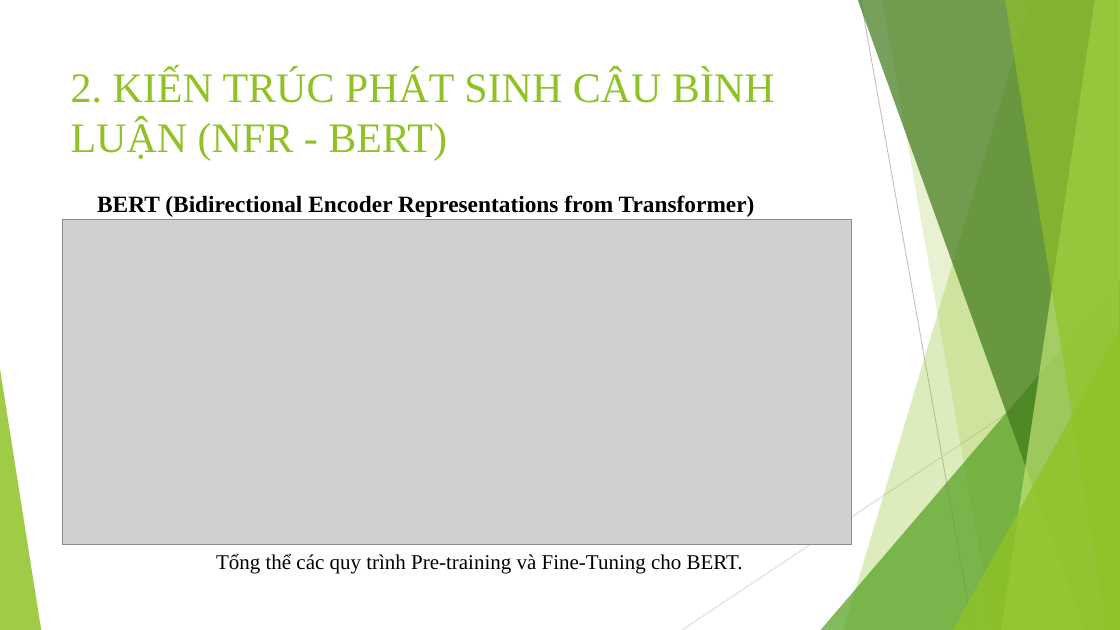
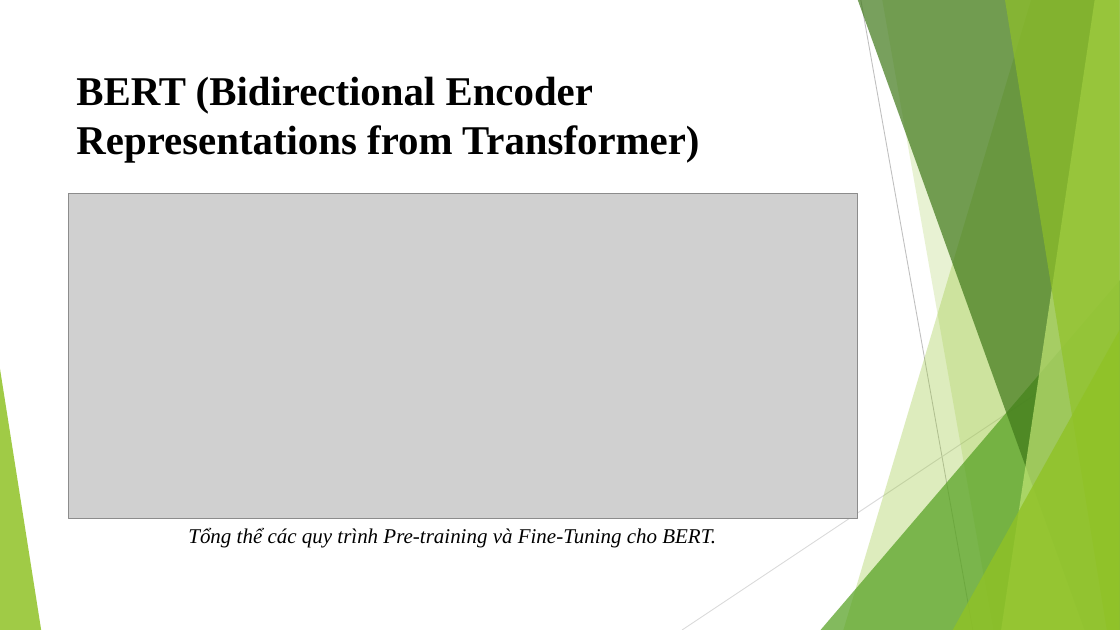
Before and after one commit to trungpham2701/TLCN-CommentGenerationForOutfit, a slide deck: slide 11 of BaoCaoTLCN.pptx (slide 8 before the commit). Drawn at 1120x630 pixels with LibreOffice and Linux fonts; fonts in the diff are those of the drawing; grey boxes stand for pictures. Boxes give left, top, right and bottom in pixels: in the first picture for what was removed or moved away, otherwise in the second. Text is boxed around its words. In the diff, an @@ line names an element or a change of style, - is before the commit and + after.

```diff
--- a/BaoCaoTLCN.pptx
+++ b/BaoCaoTLCN.pptx
@@ text "BERT (Bidirectional Encoder Representations from ...": place and size @@
-text "BERT (Bidirectional Encoder Representations from ..." at [97, 195, 755, 217]
+text "BERT (Bidirectional Encoder Representations from ..." at [76, 76, 699, 162]
@@ text "BERT (Bidirectional Encoder Representations from ..." at [76, 76, 699, 162]: size 20 to 35 pt @@
@@ title removed at [71, 69, 775, 160] @@
-2. KIẾN TRÚC PHÁT SINH CÂU BÌNH LUẬN (NFR - BERT)
@@ picture: place and size @@
-picture at [62, 219, 852, 544]
+picture at [68, 193, 858, 518]
@@ text "Tổng thể các quy trình ...": place and size @@
-text "Tổng thể các quy trình ..." at [216, 553, 743, 574]
+text "Tổng thể các quy trình ..." at [188, 527, 716, 548]
@@ text "Tổng thể các quy trình ..." at [188, 527, 716, 548]: italic on @@
```
Also in this commit, not shown: 16 other slides changed, 3 slides added.
